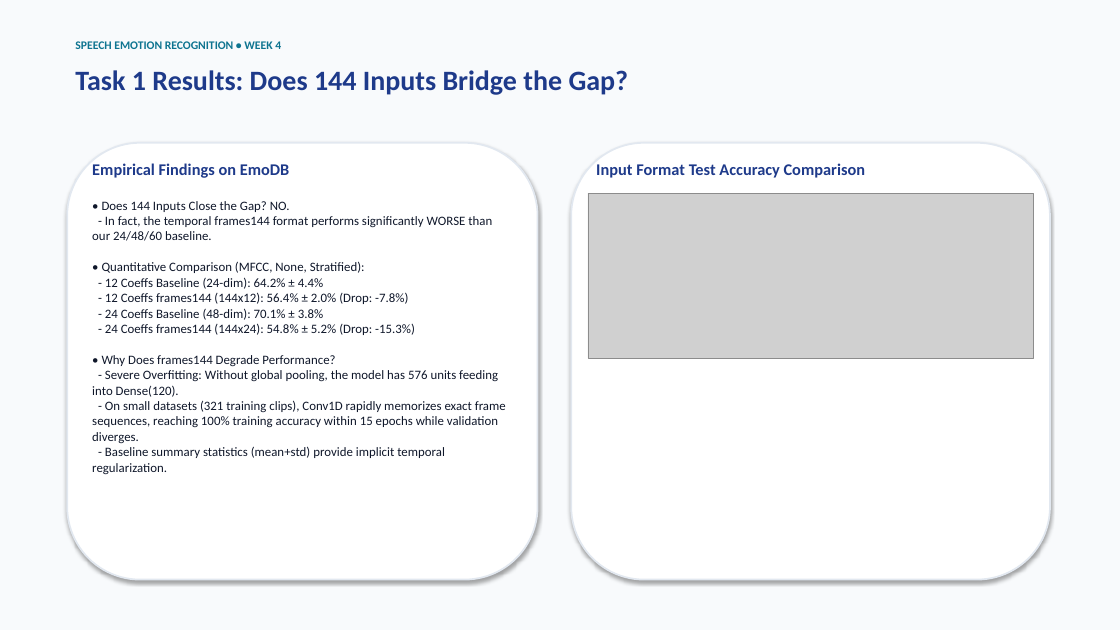
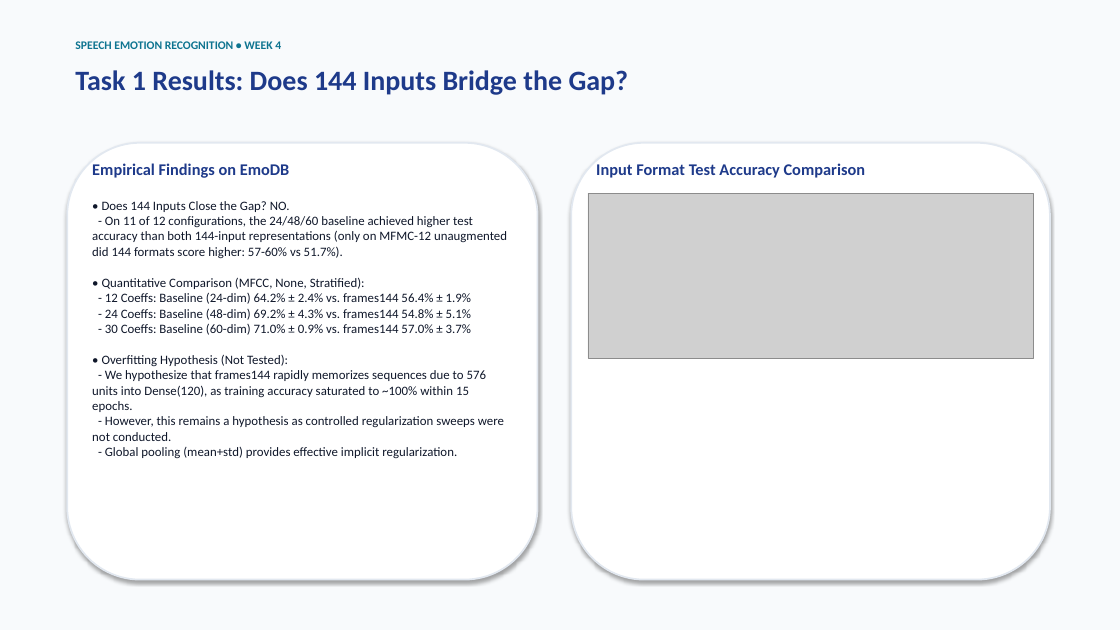
Before and after one commit to shreysatija1/Project-emotion, a slide deck: slide 5 of Week4_Status.pptx. Drawn at 1120x630 pixels with LibreOffice and Linux fonts; fonts in the diff are those of the drawing; grey boxes stand for pictures. Boxes give left, top, right and bottom in pixels: in the first picture for what was removed or moved away, otherwise in the second. Text is boxed around its words. In the diff, an @@ line names an element or a change of style, - is before the commit and + after.

Commit message:
Complete genuine AESDD rerun on canonical features, update per-coeff citations, Task 1 nuances, and rotating fold design

```diff
--- a/Week4_Status.pptx
+++ b/Week4_Status.pptx
@@ text at (92,216,507,259): text changed @@
-- In fact, the temporal frames144 format performs significantly WORSE than our 24/48/60 baseline.
+- On 11 of 12 configurations, the 24/48/60 baseline achieved higher test accuracy than both 144-input representations (only on MFMC-12 unaugmented did 144 formats score higher: 57-60% vs 51.7%).
@@ text at (92,293,504,458): text changed @@
-- 12 Coeffs Baseline (24-dim): 64.2% ± 4.4%
-- 12 Coeffs frames144 (144x12): 56.4% ± 2.0% (Drop: -7.8%)
-- 24 Coeffs Baseline (48-dim): 70.1% ± 3.8%
-- 24 Coeffs frames144 (144x24): 54.8% ± 5.2% (Drop: -15.3%)
-• Why Does frames144 Degrade Performance?
-- Severe Overfitting: Without global pooling, the model has 576 units feeding into Dense(120).
-- On small datasets (321 training clips), Conv1D rapidly memorizes exact frame sequences, reaching 100% training accuracy within 15 epochs while validation diverges.
-- Baseline summary statistics (mean+std) provide implicit temporal regularization.
+- 12 Coeffs: Baseline (24-dim) 64.2% ± 2.4% vs. frames144 56.4% ± 1.9%
+- 24 Coeffs: Baseline (48-dim) 69.2% ± 4.3% vs. frames144 54.8% ± 5.1%
+- 30 Coeffs: Baseline (60-dim) 71.0% ± 0.9% vs. frames144 57.0% ± 3.7%
+• Overfitting Hypothesis (Not Tested):
+- We hypothesize that frames144 rapidly memorizes sequences due to 576 units into Dense(120), as training accuracy saturated to ~100% within 15 epochs.
+- However, this remains a hypothesis as controlled regularization sweeps were not conducted.
+- Global pooling (mean+std) provides effective implicit regularization.
```
Also in this commit, not shown: 5 other slides changed, 6 other files.
